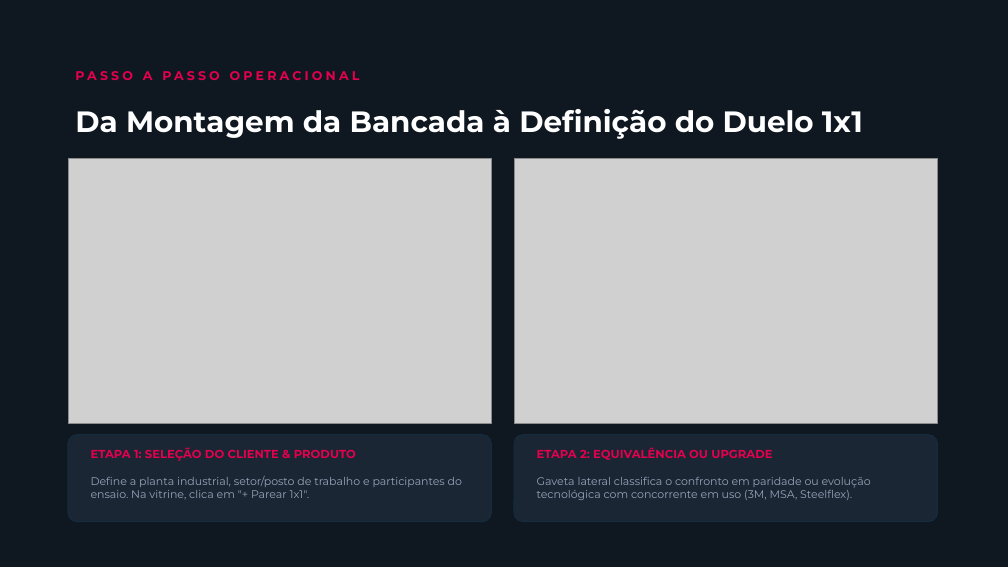
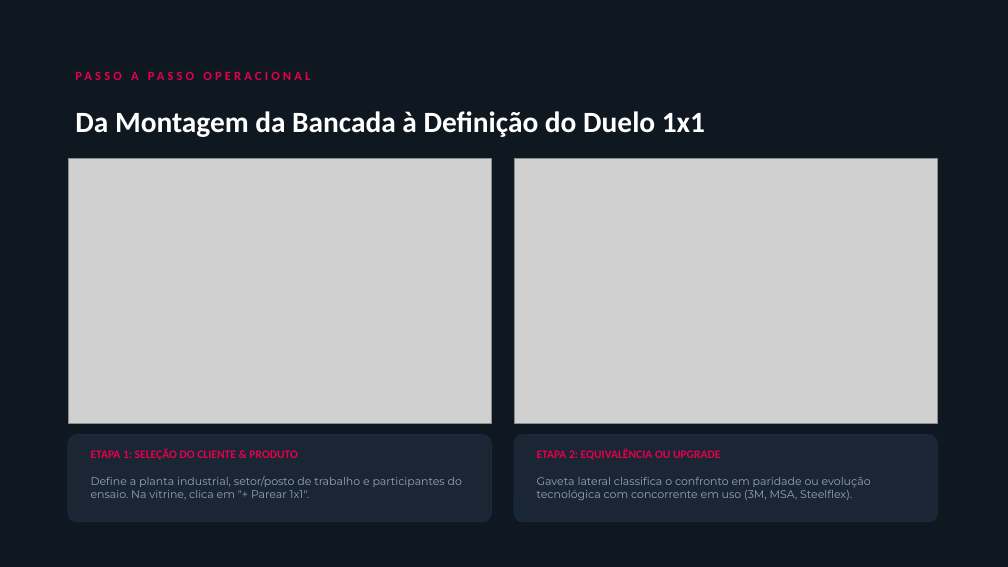
Before and after one commit to relacionamentokasa-byte/LibusPartner, a slide deck: slide 5 of Apresentacao_Comercial_Libus_Partner.pptx. Drawn at 1008x567 pixels with LibreOffice and Linux fonts; fonts in the diff are those of the drawing; grey boxes stand for pictures. Boxes give left, top, right and bottom in pixels: in the first picture for what was removed or moved away, otherwise in the second. Text is boxed around its words. In the diff, an @@ line names an element or a change of style, - is before the commit and + after.

```diff
--- a/Apresentacao_Comercial_Libus_Partner.pptx
+++ b/Apresentacao_Comercial_Libus_Partner.pptx
@@ font Montserrat to Calibri in 4 elements at <box>131,72,139,80</box>, <box>75,111,705,137</box>, <box>91,448,297,460</box>, <box>537,448,721,460</box> @@
```
Also in this commit, not shown: 8 other slides changed, 2 other files.
